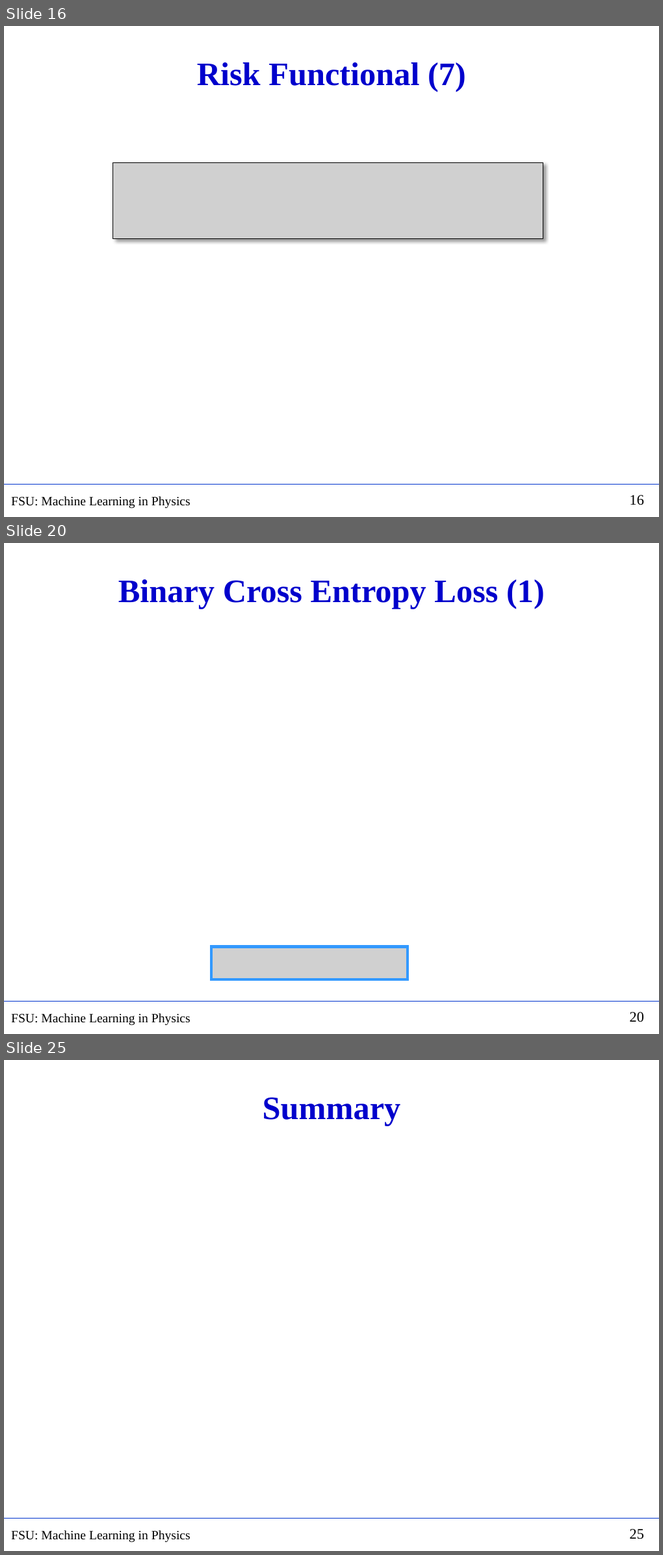
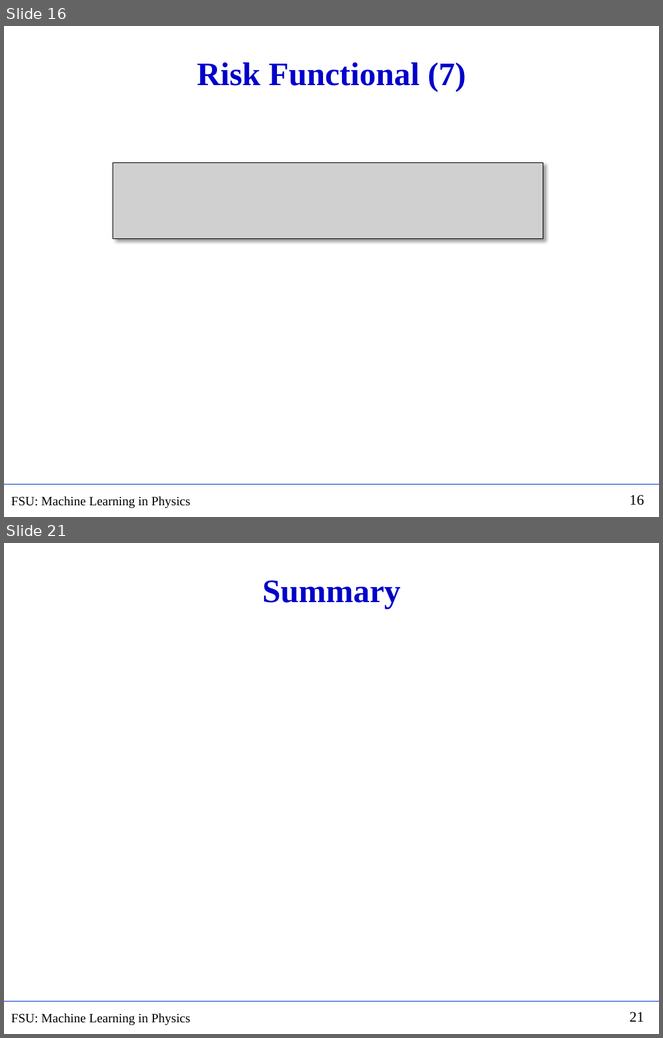
Before and after one commit to hbprosper/mlinphysics, a slide deck: Lectures/01.Foundations/Lecture02.pptx. Shown one above the other, each under a label of ours: slides 16, 20 and 25 before the commit, slides 16 and 21 after it; the slides between them are not shown. The pictures are 663x1555 and 663x1038 pixels, drawn with LibreOffice and Linux fonts; fonts in the diff are those of the drawing; grey boxes stand for pictures. Boxes give left, top, right and bottom in pixels: in the first picture for what was removed or moved away, otherwise in the second. Text is boxed around its words. In the diff, an @@ line names an element or a change of style, - is before the commit and + after.

```diff
--- a/Lectures/01.Foundations/Lecture02.pptx
+++ b/Lectures/01.Foundations/Lecture02.pptx
@@ slide 20 removed at (4,543,659,1034), background #FFFFFF; not listed: 3 template elements that a slide beside it also shows @@
@@ title removed at (118,579,545,609) @@
-Binary Cross Entropy Loss (1)
@@ picture removed at (212,947,408,980) @@
@@ what was slide 25 is now slide 21 @@
@@ page number at (630,1012,644,1022): text changed @@
-25
+21
```
Also in this commit, not shown: 2 slides changed, 4 slides added, 7 other slides removed, 5 other files.
